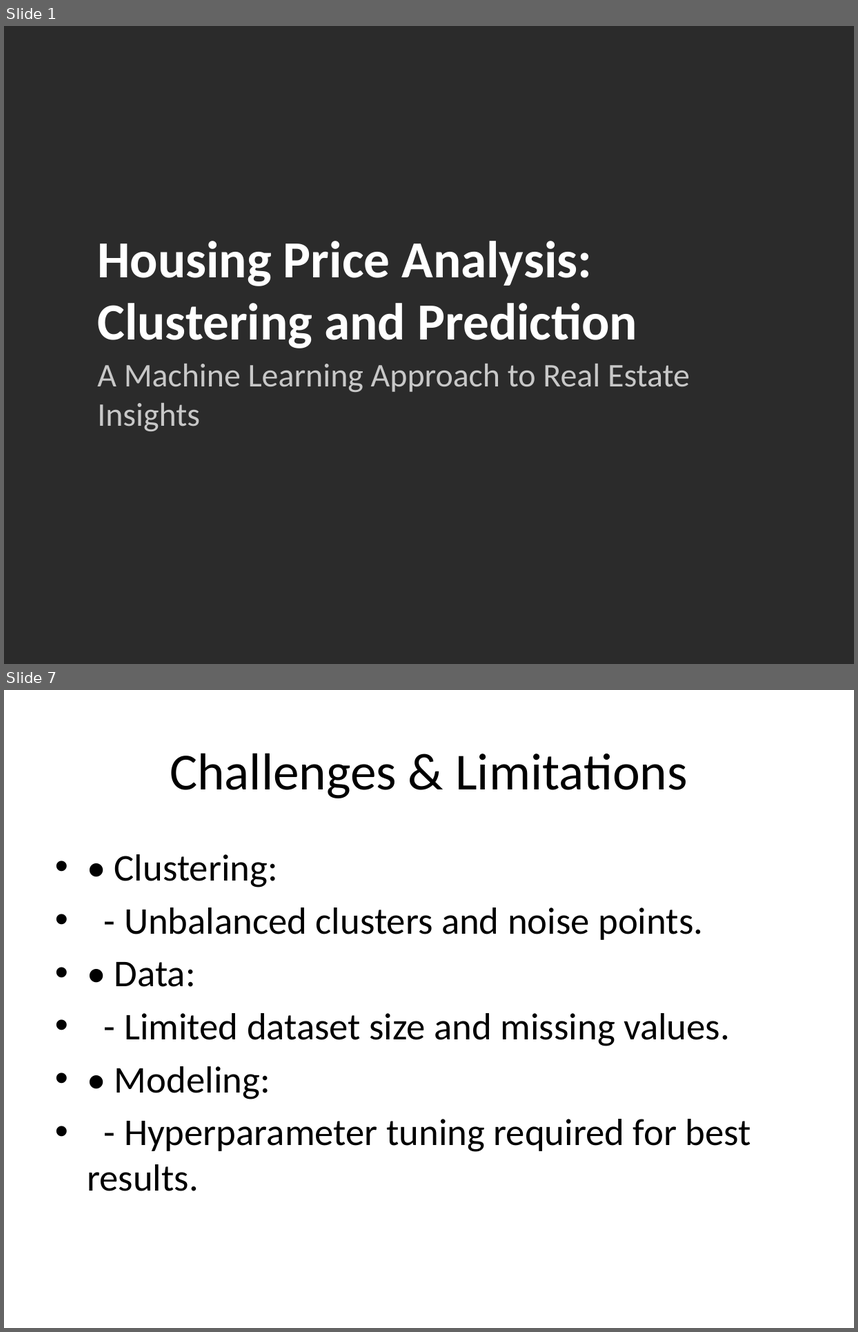
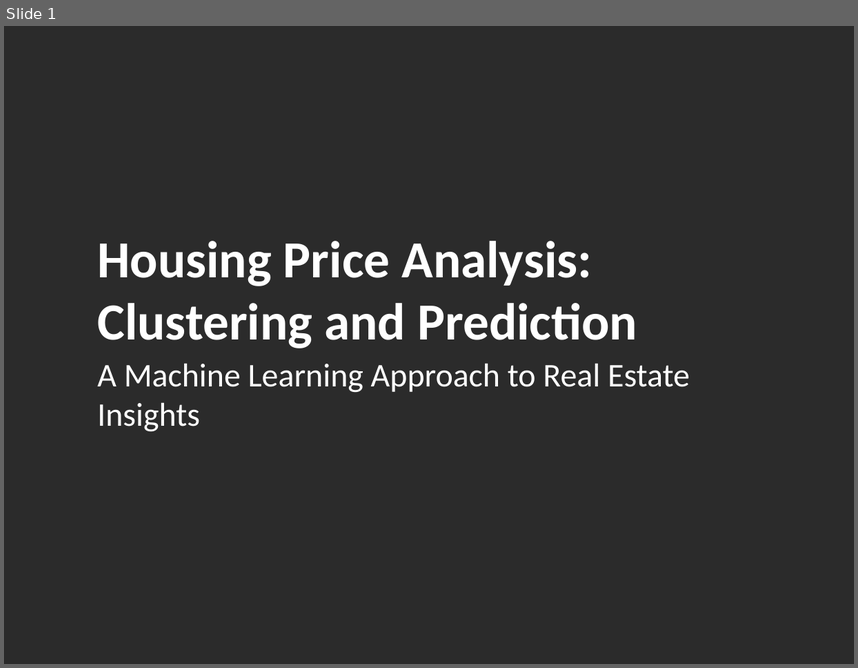
Before and after one commit to Niccolo901/Artificial_intelligence_repo, a slide deck: Housing_Price_Analysis_Presentation.pptx. Shown one above the other, each under a label of ours: slides 1 and 7 before the commit, slide 1 after it; the slides between them are not shown. The pictures are 858x1332 and 858x668 pixels, drawn with LibreOffice and Linux fonts; fonts in the diff are those of the drawing; background and template pictures are left out; a plain dark background stands for a picture behind light text. Boxes give left, top, right and bottom in pixels: in the first picture for what was removed or moved away, otherwise in the second. Text is boxed around its words. In the diff, an @@ line names an element or a change of style, - is before the commit and + after.

```diff
--- a/Housing_Price_Analysis_Presentation.pptx
+++ b/Housing_Price_Analysis_Presentation.pptx
@@ slide 7 removed at box(4, 690, 854, 1328), background #FFFFFF @@
@@ title removed at box(170, 753, 687, 798) @@
-Challenges & Limitations
@@ text removed at box(87, 854, 751, 1191) @@
-• • Clustering:
-• - Unbalanced clusters and noise points.
-• • Data:
-• - Limited dataset size and missing values.
-• • Modeling:
-• - Hyperparameter tuning required for best results.
@@ slide 1 changed as well @@
@@ text "A Machine Learning Approach to ..." at box(97, 363, 690, 432): text colour #C8C8C8 to #FFFFFF @@
```
Also in this commit, not shown: 2 other slides changed, 20 slides added, 5 other slides removed, 12 other files.
